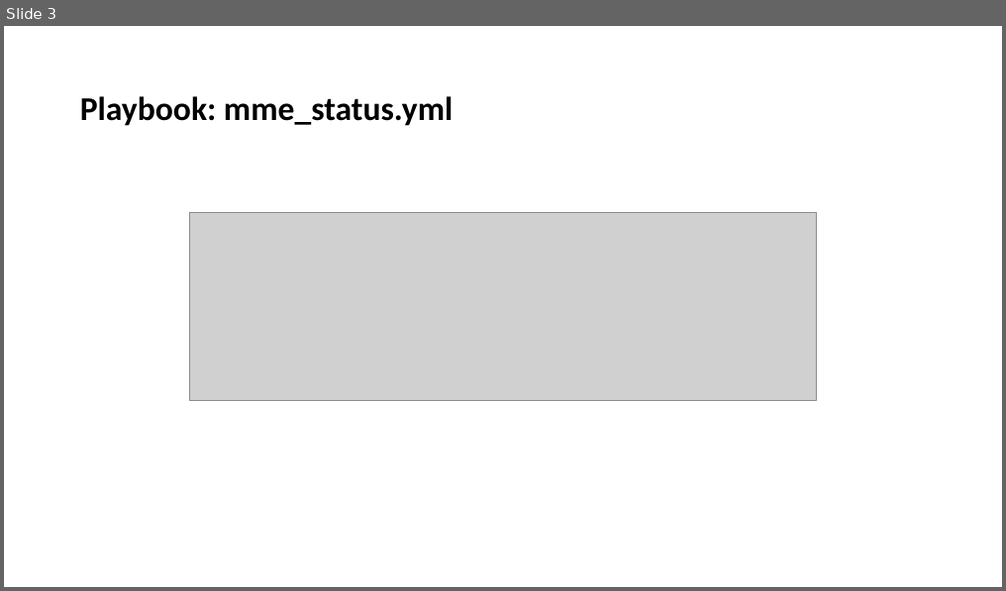
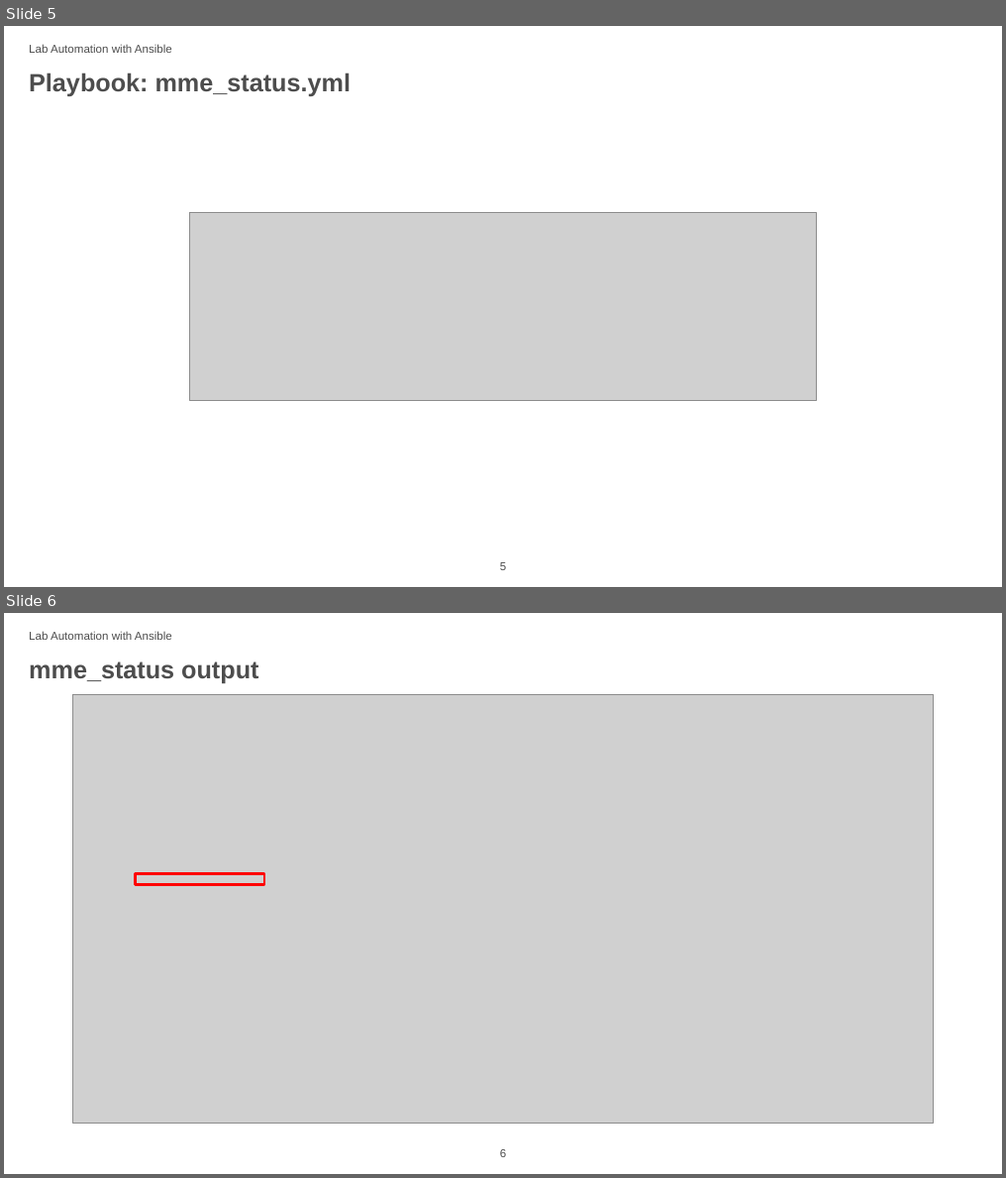
Before and after one commit to harshal-vaze/Automation-with-Ansible, a slide deck: Lab Automation.pptx. Shown one above the other, each under a label of ours: slide 3 before the commit, slides 5 and 6 after it. The pictures are 1006x591 and 1006x1178 pixels, drawn with LibreOffice and Linux fonts; fonts in the diff are those of the drawing; grey boxes stand for pictures; background and template pictures are left out. Boxes give left, top, right and bottom in pixels: in the first picture for what was removed or moved away, otherwise in the second. Text is boxed around its words. In the diff, an @@ line names an element or a change of style, - is before the commit and + after.

```diff
--- a/Lab Automation.pptx
+++ b/Lab Automation.pptx
@@ slide 6 added at bbox=[4, 613, 1002, 1174], background #FFFFFF; not listed: 1 template element that a slide beside it also shows @@
@@ text added at bbox=[29, 631, 172, 640], 11 pt, text #4D4D4D @@
+Lab Automation with Ansible
@@ title added at bbox=[29, 662, 258, 684], 24 pt, text #4D4D4D, bold @@
+mme_status output
@@ picture added at bbox=[73, 694, 934, 1124] @@
@@ rectangle added at bbox=[135, 873, 264, 884], outline #FF0000 2.25 pt @@
@@ what was slide 3 is now slide 5 @@
@@ slide 5 changed as well @@
@@ text added at bbox=[29, 44, 172, 53], 11 pt, text #4D4D4D @@
+Lab Automation with Ansible
@@ title "Playbook: mme_status.yml": place and size @@
-title "Playbook: mme_status.yml" at bbox=[80, 96, 452, 126]
+title "Playbook: mme_status.yml" at bbox=[29, 73, 350, 96]
@@ title "Playbook: mme_status.yml" at bbox=[29, 73, 350, 96]: size 32 to 24 pt, font Calibri to Arial, text colour #000000 to #4D4D4D; vertical alignment middle to top @@
@@ page number added at bbox=[500, 563, 506, 570], 11 pt, text #4B4B4B @@
+5
```
Also in this commit, not shown: 3 other slides changed, 14 other slides added, 1 slide removed, 1 other file.
